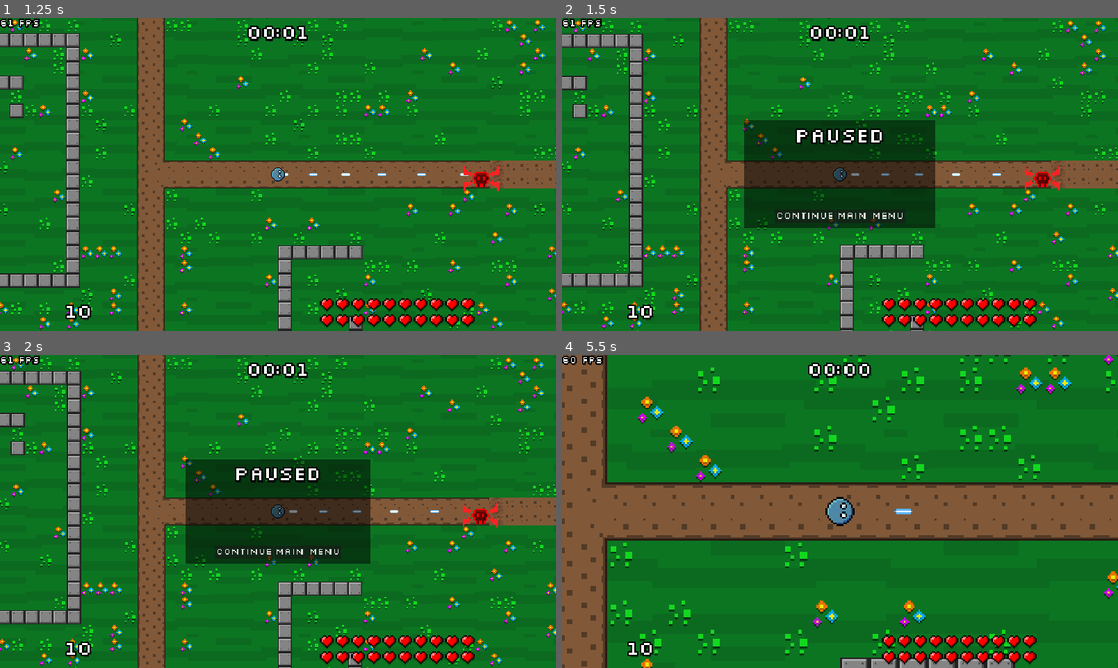
Above: before the commit, frames 1-4 (two rows, left to right).
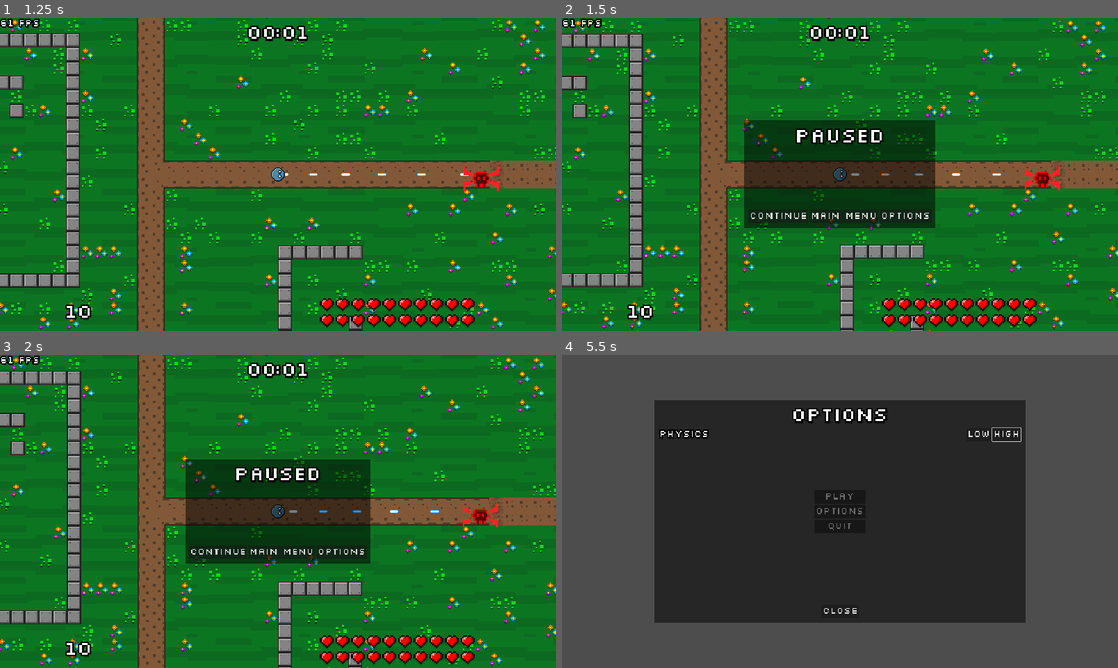
Above: after the commit, the same moments.

Repository: veprogames/top-down-incremental
Game: Godot game, scene res://level/level.tscn
The game is run twice, just before and just after one commit, with the same random seed, the same clock (stepped at 60 frames per second) and the same inputs.
Inputs (mouse positions are in pixels of both pictures, inside the frame that each line leads up to):
- Up to frame 1 (1.25 s): move the mouse to (305, 174) at 0.52 s
- Up to frame 2 (1.5 s): move the mouse to (812, 174) at 1.27 s; hold Escape (game_back) from 1.28 s (still down)
- Up to frame 3 (2 s): keep holding Escape (game_back)
- Up to frame 4 (5.5 s): release Escape (game_back) at 2 s; click "Main Menu" at 2 s; click (840, 511) at 2.75 s, where only the run after the commit has a clickable "Options"; click (979, 433) at 3.5 s, where only the run after the commit has a clickable "Low"; click (1006, 433) at 4.25 s, where only the run after the commit has a clickable "High"; click "Play" at 5 s

Frame 1 is identical in both runs. In frame 2, 0.2% of the frame differs, in the area x 34-66%, y 62-66%; in frame 3, 0.2%; in frame 4, 99%, in the area x 0-100%, y 0-100%.

Commit message:
add options menu

Diff:
--- a/global/game.gd
+++ b/global/game.gd
@@ -4,6 +4,7 @@
 static var SAVE_PATH: String = "user://game.save"
 
 static var highscores: HighscoreList = preload("res://highscore/initial_highscores.tres").duplicate()
+static var settings: GameSettings = GameSettings.new()
 
 
 static func save_game() -> void:
--- /dev/null
+++ b/global/game_settings.gd
@@ -0,0 +1,35 @@
+class_name GameSettings
+extends RefCounted
+
+const CONFIG_PATH: String = "user://game.cfg"
+
+const PHYSICS_LOW: int = 0
+const PHYSICS_HIGH: int = 1
+
+var config: ConfigFile = ConfigFile.new()
+
+## 0 = low, 1 = high
+var physics_mode: int : set = set_physics_mode
+
+func _init() -> void:
+	config.load(CONFIG_PATH)
+
+	physics_mode = config.get_value("Game", "physics", PHYSICS_HIGH)
+
+
+func save() -> void:
+	config.save(CONFIG_PATH)
+
+
+func apply() -> void:
+	if physics_mode == PHYSICS_HIGH:
+		Engine.physics_ticks_per_second = 240
+	else:
+		Engine.physics_ticks_per_second = 60
+
+
+func set_physics_mode(mode: int) -> void:
+	assert(mode == PHYSICS_LOW or mode == PHYSICS_HIGH)
+
+	physics_mode = mode
+	config.set_value("Game", "physics", mode)
--- a/level/level.gd
+++ b/level/level.gd
@@ -10,11 +10,12 @@
 
 @onready var label_fps: Label = $CanvasLayer/LabelFPS
 @onready var game_over_screen: GameOverScreen = $CanvasLayerGameOver/GameOverScreen
-@onready var canvas_layer_pause: CanvasLayer = $CanvasLayerPause
+@onready var canvas_layer_dialogs: CanvasLayer = $CanvasLayerDialogs
 
 
 func _ready() -> void:
 	Game.load_game()
+	Game.settings.apply()
 	game_over_screen.initialize()
 	Input.mouse_mode = Input.MOUSE_MODE_CAPTURED
 
@@ -23,7 +24,10 @@
 		time += delta
 
 		if Input.is_action_just_pressed(&"game_back"):
-			canvas_layer_pause.add_child(PauseMenu.create())
+			var pause_menu: PauseMenu = PauseMenu.create()
+			canvas_layer_dialogs.add_child(pause_menu)
+			pause_menu.options_pressed.connect(_on_pause_menu_options_pressed)
+
 
 	label_fps.text = "%d fps" % Engine.get_frames_per_second()
 
@@ -38,6 +42,14 @@
 	gems.add_child(gem)
 
 
+func cleanup() -> void:
+	if enemies.get_child_count() > 256:
+		enemies.get_child(0).queue_free()
+	if gems.get_child_count() > 1024:
+		for i: int in 16:
+			gems.get_child(i).queue_free()
+
+
 func _on_player_died() -> void:
 	game_over = true
 	game_over_screen.fade_in()
@@ -50,9 +62,5 @@
 	get_tree().reload_current_scene()
 
 
-func cleanup() -> void:
-	if enemies.get_child_count() > 256:
-		enemies.get_child(0).queue_free()
-	if gems.get_child_count() > 1024:
-		for i: int in 16:
-			gems.get_child(i).queue_free()
+func _on_pause_menu_options_pressed(menu: OptionsMenu) -> void:
+	canvas_layer_dialogs.add_child(menu)
--- a/level/level.tscn
+++ b/level/level.tscn
@@ -156,7 +156,7 @@
 
 [node name="GameOverScreen" parent="CanvasLayerGameOver" instance=ExtResource("13_23rtj")]
 
-[node name="CanvasLayerPause" type="CanvasLayer" parent="."]
+[node name="CanvasLayerDialogs" type="CanvasLayer" parent="."]
 layer = 3
 
 [connection signal="died" from="Player" to="." method="_on_player_died"]
--- a/level/ui/pause_menu.gd
+++ b/level/ui/pause_menu.gd
@@ -1,5 +1,7 @@
 class_name PauseMenu
 extends Panel
+
+signal options_pressed(menu: OptionsMenu)
 
 static var Scene: PackedScene = preload("res://level/ui/pause_menu.tscn")
 
@@ -33,3 +35,7 @@
 
 static func create() -> PauseMenu:
 	return Scene.instantiate()
+
+
+func _on_button_options_pressed() -> void:
+	options_pressed.emit(OptionsMenu.create())
--- a/level/ui/pause_menu.tscn
+++ b/level/ui/pause_menu.tscn
@@ -54,5 +54,10 @@
 layout_mode = 2
 text = "Main Menu"
 
+[node name="ButtonOptions" type="Button" parent="MarginContainer/VBoxContainer/HBoxContainer"]
+layout_mode = 2
+text = "Options"
+
 [connection signal="pressed" from="MarginContainer/VBoxContainer/HBoxContainer/ButtonContinue" to="." method="_on_button_continue_pressed"]
 [connection signal="pressed" from="MarginContainer/VBoxContainer/HBoxContainer/ButtonMainMenu" to="." method="_on_button_main_menu_pressed"]
+[connection signal="pressed" from="MarginContainer/VBoxContainer/HBoxContainer/ButtonOptions" to="." method="_on_button_options_pressed"]
--- a/main_menu/main_menu.gd
+++ b/main_menu/main_menu.gd
@@ -1,5 +1,7 @@
 class_name MainMenu
 extends Node2D
+
+@onready var canvas_layer: CanvasLayer = $CanvasLayer
 
 
 func _on_button_play_pressed() -> void:
@@ -8,3 +10,7 @@
 
 func _on_button_quit_pressed() -> void:
 	get_tree().quit()
+
+
+func _on_button_options_pressed() -> void:
+	canvas_layer.add_child(OptionsMenu.create())
--- a/main_menu/main_menu.tscn
+++ b/main_menu/main_menu.tscn
@@ -24,9 +24,14 @@
 layout_mode = 2
 text = "Play"
 
+[node name="ButtonOptions" type="Button" parent="CanvasLayer/VBoxContainer"]
+layout_mode = 2
+text = "Options"
+
 [node name="ButtonQuit" type="Button" parent="CanvasLayer/VBoxContainer"]
 layout_mode = 2
 text = "Quit"
 
 [connection signal="pressed" from="CanvasLayer/VBoxContainer/ButtonPlay" to="." method="_on_button_play_pressed"]
+[connection signal="pressed" from="CanvasLayer/VBoxContainer/ButtonOptions" to="." method="_on_button_options_pressed"]
 [connection signal="pressed" from="CanvasLayer/VBoxContainer/ButtonQuit" to="." method="_on_button_quit_pressed"]
--- a/project.godot
+++ b/project.godot
@@ -67,7 +67,7 @@
 [physics]
 
 common/physics_ticks_per_second=240
-common/max_physics_steps_per_frame=4
+common/physics_jitter_fix=1.0
 2d/solver/solver_iterations=4
 common/enable_object_picking=false
 
--- /dev/null
+++ b/ui/options_menu.gd
@@ -0,0 +1,37 @@
+class_name OptionsMenu
+extends Panel
+
+static var Scene: PackedScene = preload("res://ui/options_menu.tscn")
+
+
+func _ready() -> void:
+	scale = Vector2.ZERO
+	var tween: Tween = create_tween()
+	tween.tween_property(self, ^"scale", Vector2.ONE, 0.5) \
+		.set_ease(Tween.EASE_OUT) \
+		.set_trans(Tween.TRANS_ELASTIC)
+
+
+func _on_button_physics_low_pressed() -> void:
+	Game.settings.physics_mode = Game.settings.PHYSICS_LOW
+
+
+func _on_button_physics_high_pressed() -> void:
+	Game.settings.physics_mode = Game.settings.PHYSICS_HIGH
+
+
+func _on_button_close_pressed() -> void:
+	Game.settings.apply()
+	Game.settings.save()
+
+	var tween: Tween = create_tween()
+	tween.tween_property(self, ^"scale", Vector2.ZERO, 0.25) \
+		.set_ease(Tween.EASE_OUT) \
+		.set_trans(Tween.TRANS_CUBIC)
+	await tween.finished
+
+	queue_free()
+
+
+static func create() -> OptionsMenu:
+	return Scene.instantiate() as OptionsMenu
--- /dev/null
+++ b/ui/options_menu.tscn
@@ -0,0 +1,69 @@
+[gd_scene load_steps=2 format=3 uid="uid://dm6inwxhc10k8"]
+
+[ext_resource type="Script" path="res://ui/options_menu.gd" id="1_oy0y2"]
+
+[node name="OptionsMenu" type="Panel"]
+process_mode = 3
+custom_minimum_size = Vector2(1280, 768)
+anchors_preset = 8
+anchor_left = 0.5
+anchor_top = 0.5
+anchor_right = 0.5
+anchor_bottom = 0.5
+offset_left = -640.0
+offset_top = -384.0
+offset_right = 640.0
+offset_bottom = 384.0
+grow_horizontal = 2
+grow_vertical = 2
+pivot_offset = Vector2(640, 384)
+script = ExtResource("1_oy0y2")
+
+[node name="MarginContainer" type="MarginContainer" parent="."]
+layout_mode = 1
+anchors_preset = 15
+anchor_right = 1.0
+anchor_bottom = 1.0
+grow_horizontal = 2
+grow_vertical = 2
+
+[node name="VBoxContainer" type="VBoxContainer" parent="MarginContainer"]
+layout_mode = 2
+
+[node name="Label" type="Label" parent="MarginContainer/VBoxContainer"]
+layout_mode = 2
+theme_type_variation = &"LabelLarge"
+text = "Options"
+horizontal_alignment = 1
+
+[node name="HBoxContainer" type="HBoxContainer" parent="MarginContainer/VBoxContainer"]
+layout_mode = 2
+
+[node name="LabelPhysics" type="Label" parent="MarginContainer/VBoxContainer/HBoxContainer"]
+layout_mode = 2
+text = "Physics"
+
+[node name="Spacer" type="Control" parent="MarginContainer/VBoxContainer/HBoxContainer"]
+layout_mode = 2
+size_flags_horizontal = 3
+
+[node name="ButtonPhysicsLow" type="Button" parent="MarginContainer/VBoxContainer/HBoxContainer"]
+layout_mode = 2
+text = "Low"
+
+[node name="ButtonPhysicsHigh" type="Button" parent="MarginContainer/VBoxContainer/HBoxContainer"]
+layout_mode = 2
+text = "High"
+
+[node name="Spacer" type="Control" parent="MarginContainer/VBoxContainer"]
+layout_mode = 2
+size_flags_vertical = 3
+
+[node name="ButtonClose" type="Button" parent="MarginContainer/VBoxContainer"]
+layout_mode = 2
+size_flags_horizontal = 4
+text = "Close"
+
+[connection signal="pressed" from="MarginContainer/VBoxContainer/HBoxContainer/ButtonPhysicsLow" to="." method="_on_button_physics_low_pressed"]
+[connection signal="pressed" from="MarginContainer/VBoxContainer/HBoxContainer/ButtonPhysicsHigh" to="." method="_on_button_physics_high_pressed"]
+[connection signal="pressed" from="MarginContainer/VBoxContainer/ButtonClose" to="." method="_on_button_close_pressed"]
